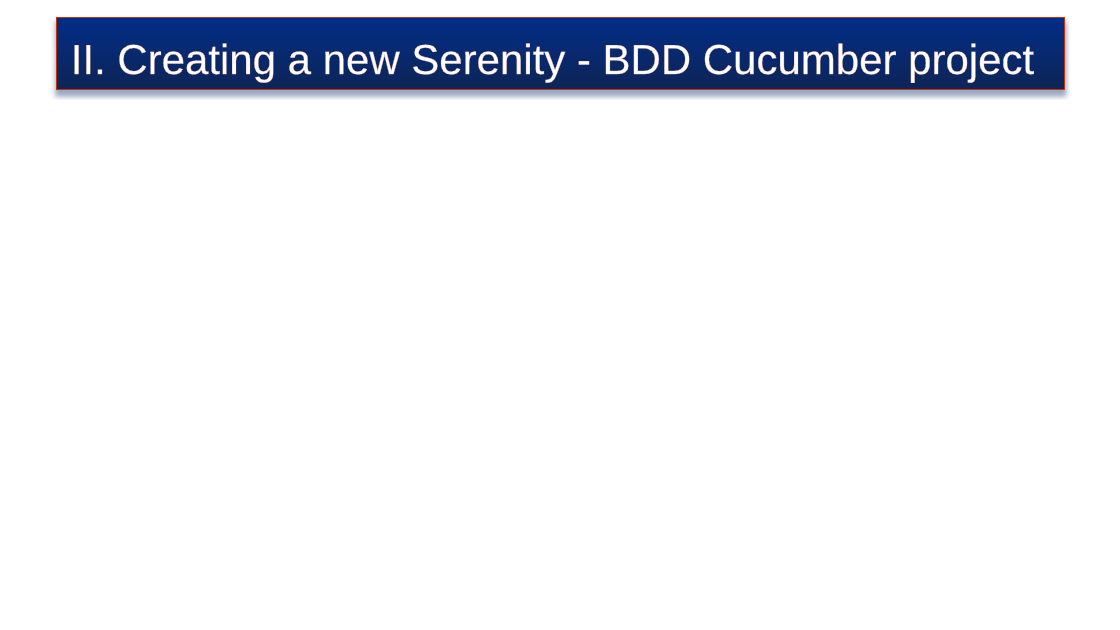
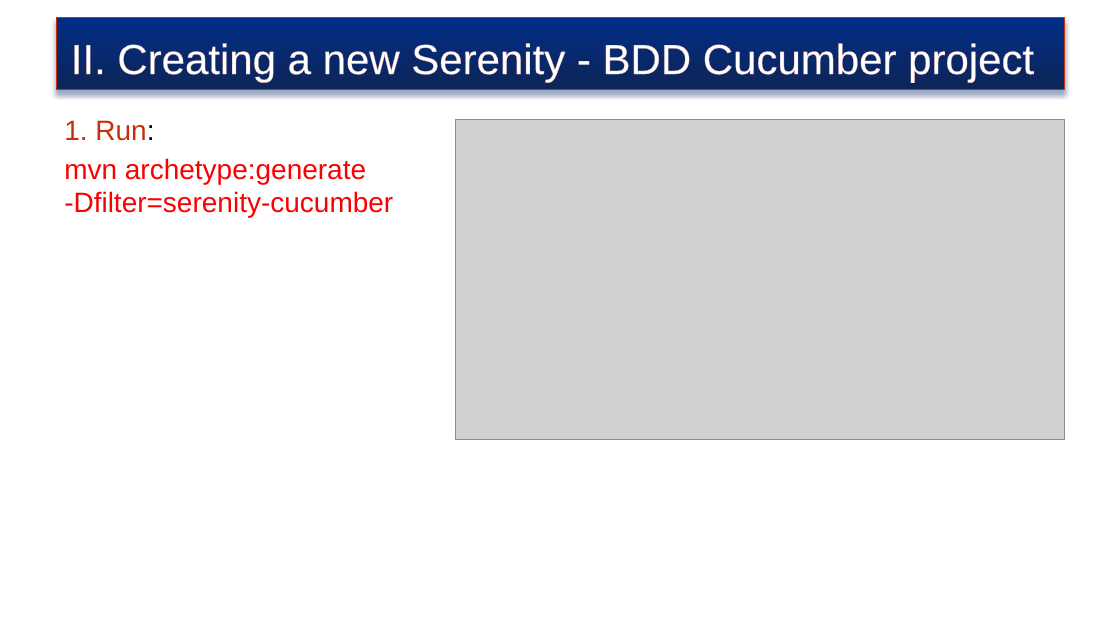
Before and after one commit to truyenkv/sharing, a slide deck: slide 7 of Sharing.pptx (slide 5 before the commit). Drawn at 1120x630 pixels with LibreOffice and Linux fonts; fonts in the diff are those of the drawing; grey boxes stand for pictures; background and template pictures are left out. Boxes give left, top, right and bottom in pixels: in the first picture for what was removed or moved away, otherwise in the second. Text is boxed around its words. In the diff, an @@ line names an element or a change of style, - is before the commit and + after.

```diff
--- a/Sharing.pptx
+++ b/Sharing.pptx
@@ picture added at [455,119,1065,439] @@
@@ text added at [64,120,393,217], 24 pt, text #FB0000 @@
+1. Run:
+mvn archetype:generate -Dfilter=serenity-cucumber
```
Also in this commit, not shown: 3 other slides changed, 10 slides added, 3 slides removed.
